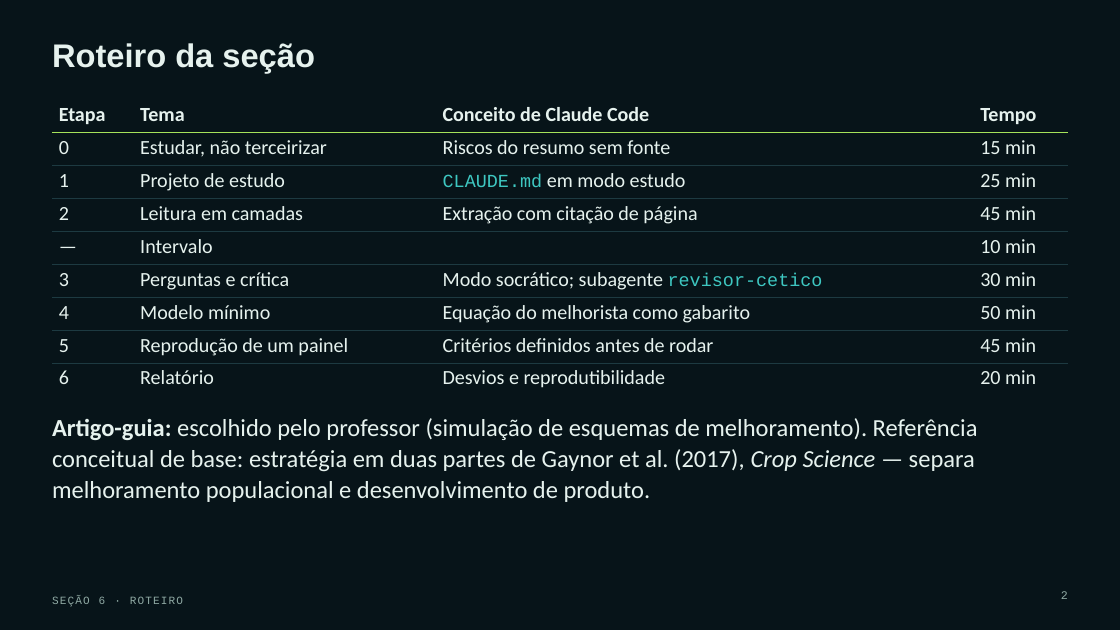
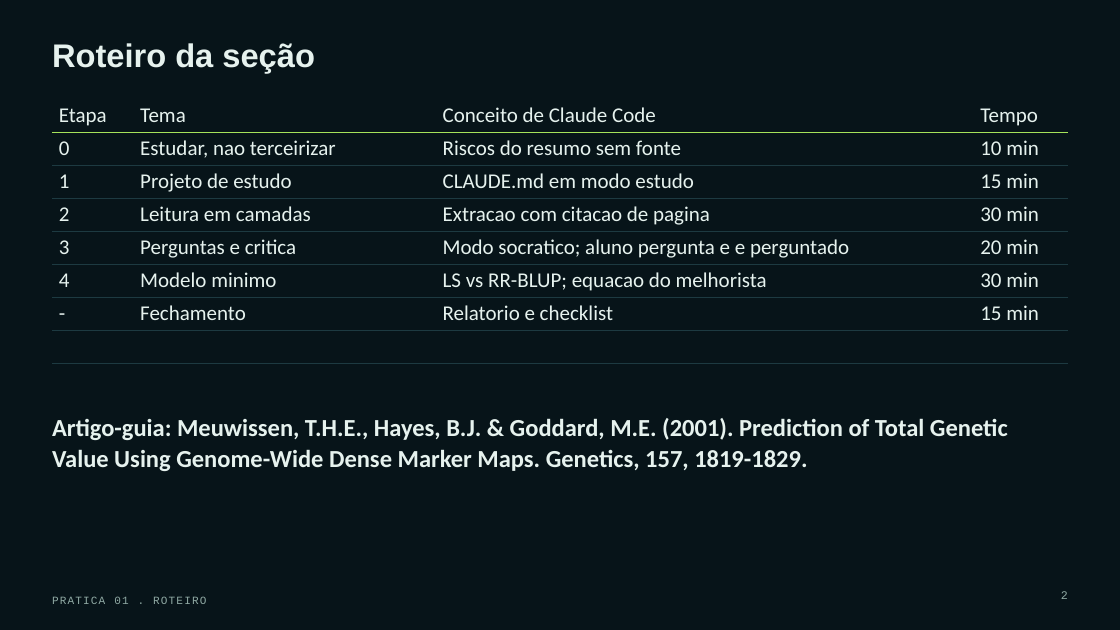
Before and after one commit to Bayer-Group/course-AI-UFV, a slide deck: slide 2 of 8. IA Generativa e Modelos de Linguagem na Pesquisa Científica_Eder_Kaique/Pratica_01_Eder/Estudar e reproduzir um artigo científico com Claude Code.pptx. Drawn at 1120x630 pixels with LibreOffice and Linux fonts; fonts in the diff are those of the drawing. Boxes give left, top, right and bottom in pixels: in the first picture for what was removed or moved away, otherwise in the second. Text is boxed around its words. In the diff, an @@ line names an element or a change of style, - is before the commit and + after.

```diff
--- a/8. IA Generativa e Modelos de Linguagem na Pesquisa Científica_Eder_Kaique/Pratica_01_Eder/Estudar e reproduzir um artigo científico com Claude Code.pptx
+++ b/8. IA Generativa e Modelos de Linguagem na Pesquisa Científica_Eder_Kaique/Pratica_01_Eder/Estudar e reproduzir um artigo científico com Claude Code.pptx
@@ table at [52,100,1068,397] @@
-row 2, column 2: Estudar, não terceirizar
+row 2, column 2: Estudar, nao terceirizar
-row 2, column 4: 15 min
+row 2, column 4: 10 min
-row 3, column 4: 25 min
+row 3, column 4: 15 min
-row 4, column 3: Extração com citação de página
+row 4, column 3: Extracao com citacao de pagina
-row 4, column 4: 45 min
+row 4, column 4: 30 min
-row 5: — | Intervalo |  | 10 min
+row 5: 3 | Perguntas e critica | Modo socratico; aluno pergunta e e perguntado | 20 min
-row 6: 3 | Perguntas e crítica | Modo socrático; subagente revisor-cetico | 30 min
+row 6: 4 | Modelo minimo | LS vs RR-BLUP; equacao do melhorista | 30 min
-row 7: 4 | Modelo mínimo | Equação do melhorista como gabarito | 50 min
+row 7: - | Fechamento | Relatorio e checklist | 15 min
-row 8: 5 | Reprodução de um painel | Critérios definidos antes de rodar | 45 min
+row 8:  |  |  | 
-row 9: 6 | Relatório | Desvios e reprodutibilidade | 20 min
+row 9:  |  |  | 
@@ size 17.2 to 18 pt in "Etapa", "Tema", "Conceito de Claude Code", "Tempo" and 8 more places @@
@@ bold off in "Etapa", "Tema", "Conceito de Claude Code", "Tempo" @@
@@ size 15.8 to 18 pt, font Courier New to Calibri, text colour #3EC7C1 to #E6F2EE in "CLAUDE.md" @@
@@ borders changed @@
@@ text at [52,418,1008,471]: text changed; bold on @@
-Artigo-guia: escolhido pelo professor (simulação de esquemas de melhoramento). Referência conceitual de base: estratégia em duas partes de Gaynor et al. (2017), Crop Science — separa melhoramento populacional e desenvolvimento de produto.
+Artigo-guia: Meuwissen, T.H.E., Hayes, B.J. & Goddard, M.E. (2001). Prediction of Total Genetic Value Using Genome-Wide Dense Marker Maps. Genetics, 157, 1819-1829.
@@ text at [99,597,106,604]: text changed @@
-SEÇÃO 6 · ROTEIRO
+PRATICA 01 . ROTEIRO
```
Also in this commit, not shown: 21 other slides changed, 5 slides added, 6 slides removed, 13 other files.
